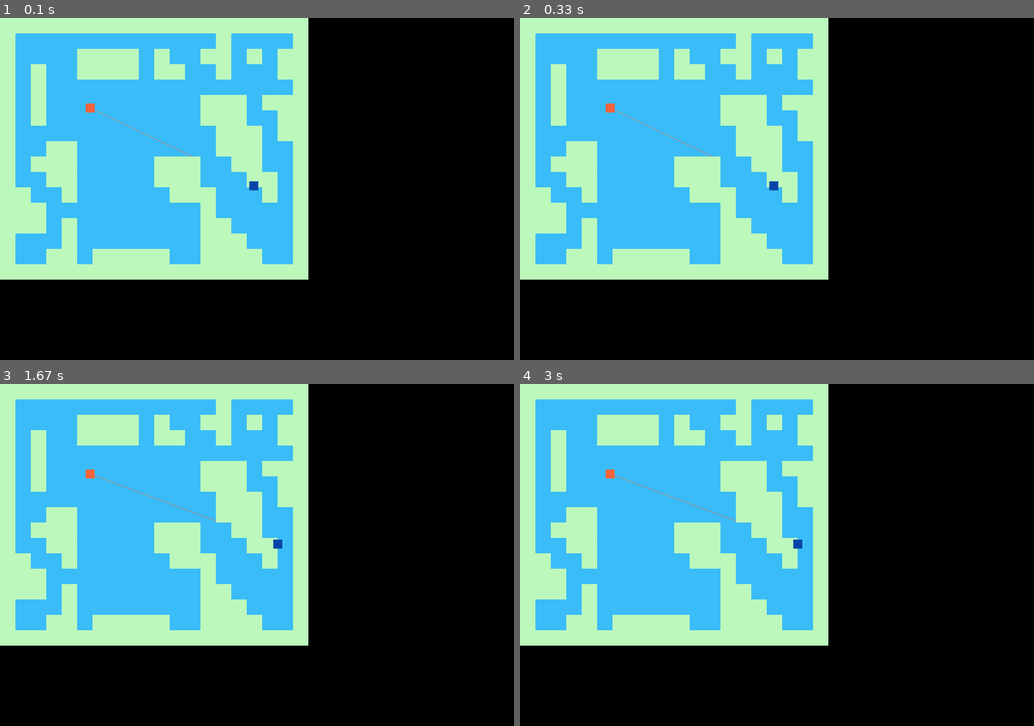
Above: before the commit, frames 1-4 (two rows, left to right).
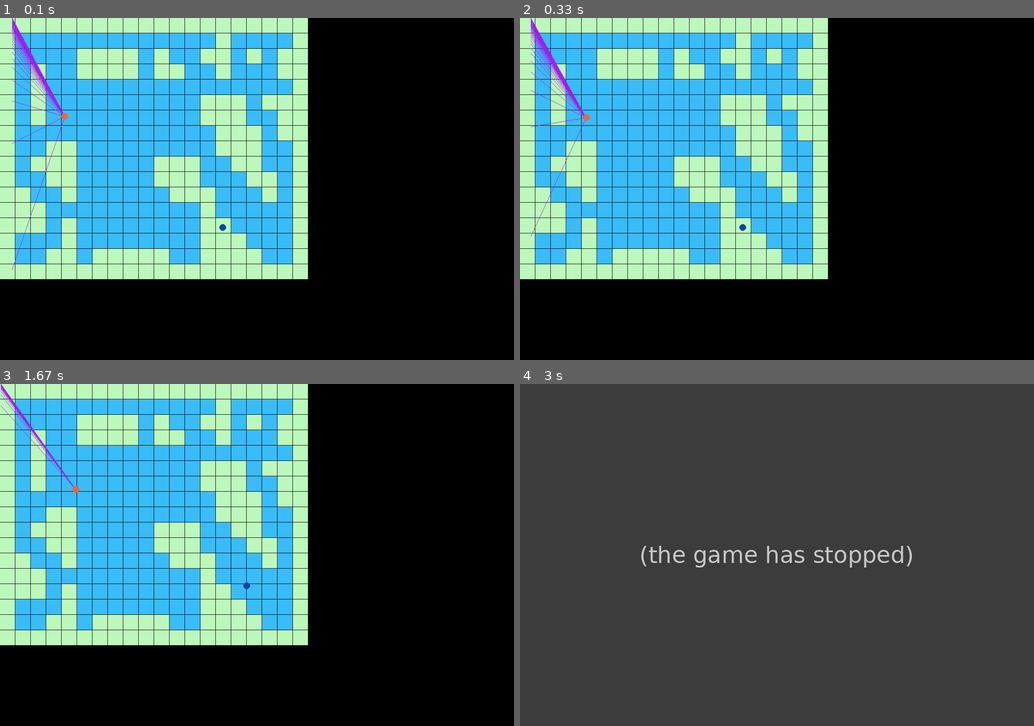
Above: after the commit, the same moments.

Repository: h4sski-programming/pygame_game01
Game: pygame game, started from main.py
Two runs of this game, one before a commit and one after it. Both use one fixed random seed, a clock stepped at 60 frames per second and the inputs below.
Inputs:
- Up to frame 1 (0.1 s): no input
- Up to frame 2 (0.33 s): no input
- Up to frame 3 (1.67 s): hold D 0.33-0.8 s; hold W 0.83-1.13 s; hold D 1.17-1.63 s
- Up to frame 4 (3 s): no input

The runs differ from the first frame. In frame 1, 4.2% of the frame differs, in the area x 0-60%, y 0-77%; in frame 2, 4.1%; in frame 3, 3.8%; in frame 4, 100%, in the area x 0-100%, y 0-100%.
Error after the commit: IndexError: list index out of range (tile_map.py line 63); the game stopped at 1.8 s (later frames are placeholders)

Commit message:
messup with raycasting, not working

Diff:
--- a/enemy.py
+++ b/enemy.py
@@ -1,5 +1,6 @@
 import pygame
 import math
+import numpy as np
 
 from settings import *
 from player import Player
@@ -9,46 +10,115 @@
 
 class Enemy(SpriteMovable, SpriteDrawable):
     def __init__(self) -> None:
-        super().__init__(x=200, y=200, velocity=50, width=TILE_SIZE * 0.6, height=TILE_SIZE * 0.6, color=ENEMY_COLOR)
+        super().__init__(x=150, y=230, velocity=20, width=ENEMY_SIZE, height=ENEMY_SIZE, color=ENEMY_COLOR)
 
-        self.color = ENEMY_COLOR
-
-        self.image = pygame.Surface((self.width, self.height))
-        self.image.fill(self.color)
-        self.rect = self.image.get_rect(center=(self.x, self.y))
+        # self.image = pygame.Surface((self.width, self.height))
+        # self.image.fill(self.color)
+        # self.rect = self.image.get_rect(center=(self.x, self.y))
 
     def update(self, dt: float, player: Player, tilemap: TileMap):
+        super().update()
         if self.raycast(player, tilemap):
             self.move_towards((player.x, player.y), dt=dt)
 
 
     def raycast(self, player: Player, tilemap: TileMap) -> bool:
-        x_current = self.x + self.width/2
-        y_current = self.y + self.height/2
-        self.raycast_start_pos = [x_current, y_current]
-        dx = player.x+player.width/2 - x_current
-        dy = player.y+player.height/2 - y_current
+        # x_current = self.x + self.width/2
+        # y_current = self.y + self.height/2
 
-        distance = math.sqrt(dx**2 + dy**2)
+        # for angle in np.arange(0, 2*math.pi, 2*math.pi/16).tolist():
+        #     x_current = self.x
+        #     y_current = self.y
+        #     self.raycast_start_pos = [x_current, y_current]
+        #     dx = math.cos(angle)
+        #     dy = math.sin(angle)
+        #     print(f'{angle = }')
+        #     # print(f'{dx = }')
+        #     # print(f'{dy = }')
 
-        dx /= distance
-        dy /= distance
+        #     # distance = math.sqrt(dx**2 + dy**2)
+        #     distance = 100
+        #     # print(distance)
+
+        #     # dx /= distance
+        #     # dy /= distance
 
 
-        answer = True
-        for _ in range(int(distance)):
-            tile_x = int(x_current // TILE_SIZE)
-            tile_y = int(y_current // TILE_SIZE)
+        #     answer = False
+        #     for _ in range(int(distance)):
+        #         tile_x = int(x_current // TILE_SIZE)
+        #         tile_y = int(y_current // TILE_SIZE)
 
-            if tilemap.map_grid[tile_y][tile_x] == 0:
-                answer = False
-                break
+        #         if tilemap.map_grid[tile_y][tile_x] == 0:
+        #             break
 
-            x_current += dx
-            y_current += dy
-        self.raycast_end_pos = [x_current, y_current]
-        return answer
+        #         x_current += dx
+        #         y_current += dy
+        #     self.raycast_end_pos = [x_current, y_current]
+
+        #     if player.rect.collidepoint(self.raycast_end_pos):
+        #         answer = True
+        # print(answer)
+
+        # def is_wall(coords: list) -> bool:
+        #     tile_grid_coords = [int(coords[0]%TILE_SIZE), int(math.floor(coords[1]/TILE_SIZE))]
+        #     if tilemap.map_grid[tile_grid_coords[0]][tile_grid_coords[1]] == 0:
+        #         return True
+        #     return False
+
+        for angle in np.arange(0, 2*math.pi+0.1, 2*math.pi/128):
+            sin_a = math.sin(angle)
+            cos_a = math.cos(angle)
+            tan_a = math.tan(angle)
+
+
+            enemy_map_pos = np.array([self.x, self.y])
+            enemy_tile_pos = np.array([self.x % TILE_SIZE, self.y % TILE_SIZE])
+
+            # vertical lines
+            first_vert_dx = TILE_SIZE - enemy_tile_pos[0] if cos_a>0 else enemy_tile_pos[0]*-1
+            first_vert_dy = first_vert_dx * tan_a
+            first_vert_pos = np.array([first_vert_dx, first_vert_dy])
+
+            # horizontal lines
+            first_hor_dy = TILE_SIZE - enemy_tile_pos[1] if sin_a>0 else enemy_tile_pos[1]*-1
+            first_hor_dx = first_hor_dy / tan_a
+            first_hor_pos = np.array([first_hor_dx, first_hor_dy])
+
+            if not tilemap.rect.collidepoint(first_vert_pos.tolist()):
+                continue
+            if tilemap.is_tile_a_wall(first_vert_pos.tolist()[:]):
+                pygame.draw.line(tilemap, 'purple', enemy_map_pos.tolist(), first_vert_pos.tolist())
+                continue
+
+
+            next_vert_dx = TILE_SIZE
+            next_vert_dy = next_vert_dx * tan_a
+            next_vert_pos = np.array([next_vert_dx, next_vert_dy]) + first_vert_pos
+
+
+            # x_next_tile = TILE_SIZE - enemy_tile_pos[0]
+            # x_first_tile_hit = enemy_map_pos + np.array([x_next_tile, x_next_tile * math.sin(angle)/math.cos(angle)])
+
+            # y_next_tile = TILE_SIZE - enemy_tile_pos[1]
+            # y_first_tile_hit = enemy_map_pos + np.array([y_next_tile / np.tan(angle), y_next_tile])
+
+            pygame.draw.line(tilemap, 'purple', enemy_map_pos.tolist(), first_vert_pos.tolist())
+            # pygame.draw.line(tilemap, 'black', enemy_map_pos.tolist(), x_first_tile_hit.tolist())
+            # pygame.draw.circle(tilemap, 'black', x_first_tile_hit.tolist(), 2)
+
+        x_base_vector = np.array([TILE_SIZE, np.tan(angle)*TILE_SIZE])
+        y_base_vector = np.array([TILE_SIZE / np.tan(angle), TILE_SIZE])
+
+        # print(x_next_tile)
+        # print(x_first_tile_hit)
+
+        vector_1 = np.array([1, 2])
+        vector_2 = np.array([4, -1])
+        # print(np.angle(vector_2))
+
+        return True
 
     def draw_raycast(self, surface: pygame.Surface) -> None:
-        pygame.draw.line(surface, self.color, self.raycast_start_pos, self.raycast_end_pos)
+        # pygame.draw.line(surface, self.color, self.raycast_start_pos, self.raycast_end_pos)
         pass
--- a/main.py
+++ b/main.py
@@ -38,6 +38,7 @@
 
     def update(self) -> None:
         # self.player.update(self.dt)
+        self.tile_map.update()
         self.enemy.update(self.dt, self.player, self.tile_map)
         self.player.update(self.dt)
 
--- a/player.py
+++ b/player.py
@@ -7,10 +7,10 @@
 class Player(SpriteDrawable):
     def __init__(self) -> None:
         super().__init__(
-            x = RESOLUTION[0]/2 - TILE_SIZE/2,
-            y = RESOLUTION[1]/2 - TILE_SIZE/2,
-            width = TILE_SIZE * 0.6,
-            height = TILE_SIZE * 0.6,
+            x = 520,
+            y = 490,
+            width = PLAYER_SIZE,
+            height = PLAYER_SIZE,
             color = PLAYER_COLOR
         )
 
@@ -20,7 +20,7 @@
         self.move_right: bool = False
 
     def update(self, dt: float) -> None:
-        super().update(self)
+        super().update()
         if self.move_up:
             self.y -= 1
         if self.move_down:
--- a/settings.py
+++ b/settings.py
@@ -2,6 +2,8 @@
 RESOLUTION = (1200, 800)
 
 TILE_SIZE = 36
+PLAYER_SIZE = TILE_SIZE * 0.45
+ENEMY_SIZE = TILE_SIZE * 0.45
 
 PLAYER_COLOR = (10, 70, 170)
 ENEMY_COLOR = (250, 100, 60)
--- a/sprite_custom.py
+++ b/sprite_custom.py
@@ -32,7 +32,14 @@
         self.color = color
         self.image = pygame.Surface((self.width, self.height))
         self.image.fill(self.color)
-        self.rect = self.image.get_rect(center=(self.x, self.y))
+        self.rect = self.image.get_rect(left=self.x, top=self.y)
+
+
+    def update(self) -> None:
+        self.rect = self.image.get_rect(left=self.x, top=self.y)
+
 
     def draw(self, surface: pygame.Surface) -> None:
-        surface.blit(self.image, (self.x, self.y))
+        pygame.draw.circle(surface, self.color, (self.x, self.y), self.width/2)
+        # surface.blit(self.image, (self.x, self.y))
+        # pygame.draw.rect(surface, 'white', self.rect, 3)
--- a/tile_map.py
+++ b/tile_map.py
@@ -1,4 +1,6 @@
 import pygame
+import math
+import numpy as np
 
 from settings import *
 
@@ -28,9 +30,15 @@
         super().__init__(RESOLUTION)
 
         self.tiles: list = []
+        self.tiles_dict: dict = {}
         self.generate_map()
         self.draw_tiles()
         self.map_grid = map_01
+        self.rect = self.get_rect()
+
+    def update(self) -> None:
+        self.fill(0)
+        self.draw_tiles()
 
     def draw(self, surface: pygame.Surface) -> None:
         surface.blit(self, (0, 0))
@@ -43,10 +51,18 @@
     def generate_map(self) -> None:
         for row in range(len(map_01)):
             for col in range(len(map_01[0])):
-                if map_01[row][col] == 0:
-                    self.tiles.append(Tile00(x=col, y=row))
-                else:
-                    self.tiles.append(Tile01(x=col, y=row))
+                # if map_01[row][col] == 0:
+                #     tile = Tile00(x=col, y=row)
+                # else:
+                #     tile = Tile01(x=col, y=row)
+                self.tiles.append(Tile00(x=col, y=row) if map_01[row][col] == 0 else Tile01(x=col, y=row))
+
+    def is_tile_a_wall(self, coords: list) -> bool:
+        tile_position = [math.floor(coord/TILE_SIZE) for coord in coords]
+        print(tile_position)
+        answer = self.map_grid[tile_position[0]][tile_position[1]] == 0
+        print(answer)
+        return False
 
 
 class Tile(pygame.Surface):
@@ -56,13 +72,14 @@
         # height = RESOLUTION[1] // len(map_01)
 
         # super().__init__((width, height))
-        super().__init__((width, height))       ## debug purpouse
+        super().__init__((width-1, height-1))       ## debug purpouse
 
         self.x: int = x*width
         self.y: int = y*height
         self.position = [self.x, self.y]
         self.image = self
         self.rect = self.image.get_rect(topleft=(self.x, self.y))
+
 
         self.fill(color)
 
Binary file added: raycasting_diagram.jpg
